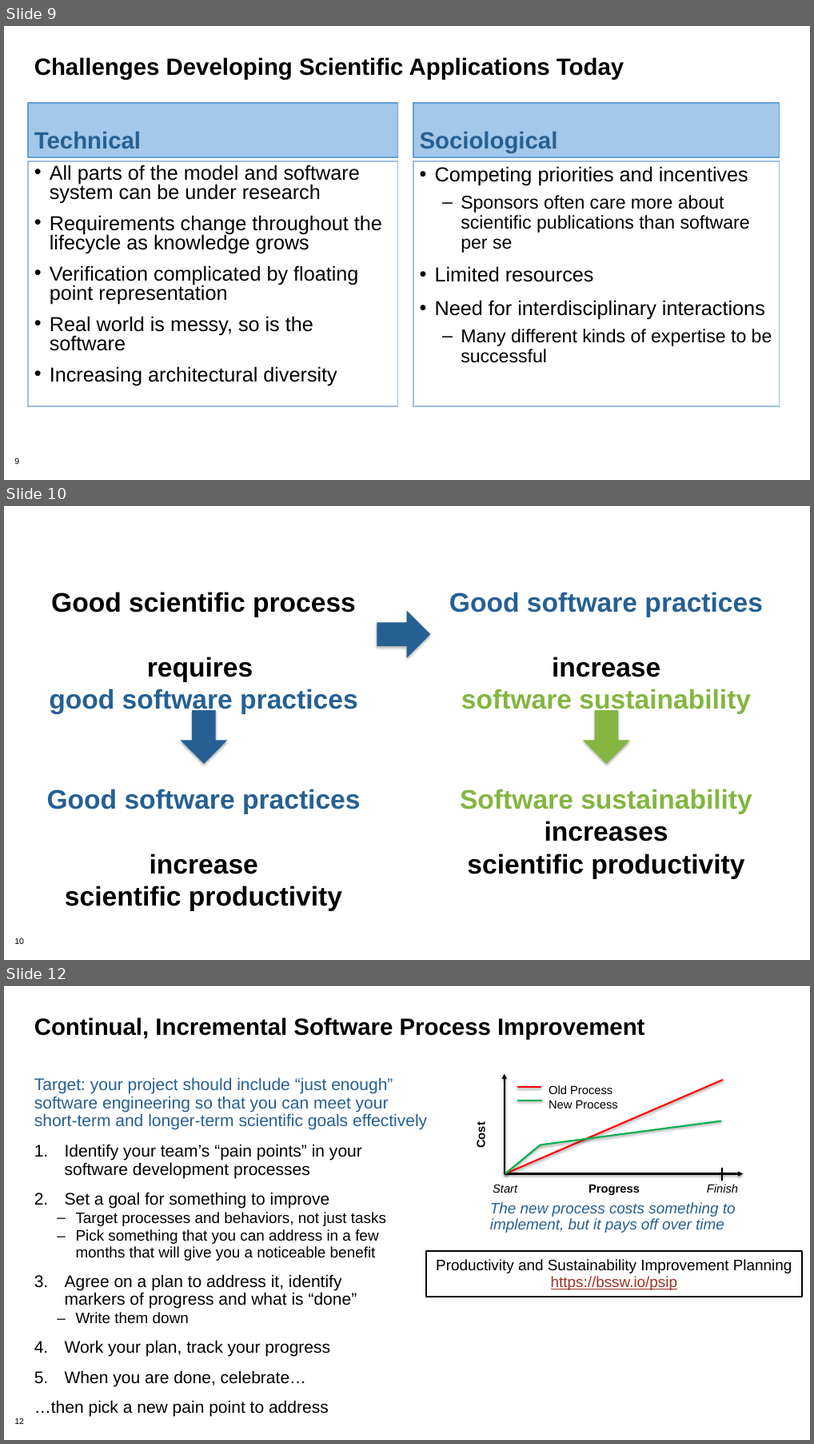
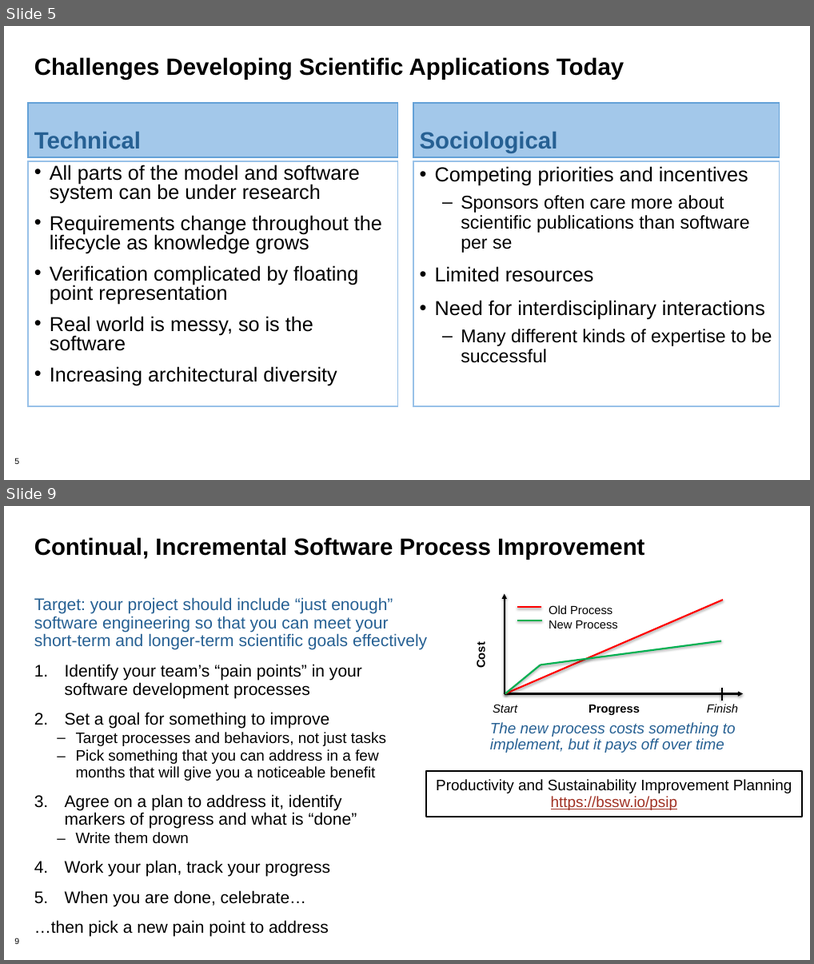
Before and after one commit to bssw-tutorial/presentations, a slide deck: final-presentations/2021-04-12-ecpam/01-overview.pptx. Shown one above the other, each under a label of ours: slides 9, 10 and 12 before the commit, slides 5 and 9 after it; the slides between them are not shown. The pictures are 814x1444 and 814x964 pixels, drawn with LibreOffice and Linux fonts; fonts in the diff are those of the drawing; background and template pictures are left out. Boxes give left, top, right and bottom in pixels: in the first picture for what was removed or moved away, otherwise in the second. Text is boxed around its words. In the diff, an @@ line names an element or a change of style, - is before the commit and + after.

```diff
--- a/final-presentations/2021-04-12-ecpam/01-overview.pptx
+++ b/final-presentations/2021-04-12-ecpam/01-overview.pptx
@@ slide 10 removed at <box>4,506,810,960</box>, background #FFFFFF; not listed: 1 template element that a slide beside it also shows @@
@@ text removed at <box>49,592,358,714</box> @@
-Good scientific process
-requires
-good software practices
@@ text removed at <box>450,592,763,714</box> @@
-Good software practices
-increase
-software sustainability
@@ right arrow removed at <box>378,611,430,658</box> @@
@@ right arrow removed at <box>180,711,227,764</box> @@
@@ right arrow removed at <box>583,711,630,764</box> @@
@@ text removed at <box>47,788,361,911</box> @@
-Good software practices
-increase
-scientific productivity
@@ text removed at <box>460,788,753,879</box> @@
-Software sustainability
-increases
-scientific productivity
@@ what was slide 9 is now slide 5 @@
@@ what was slide 12 is now slide 9 @@
@@ page number at <box>14,937,19,944</box>: text changed @@
-12
+9
```
Also in this commit, not shown: 3 slides changed, 2 slides added, 5 other slides removed.
